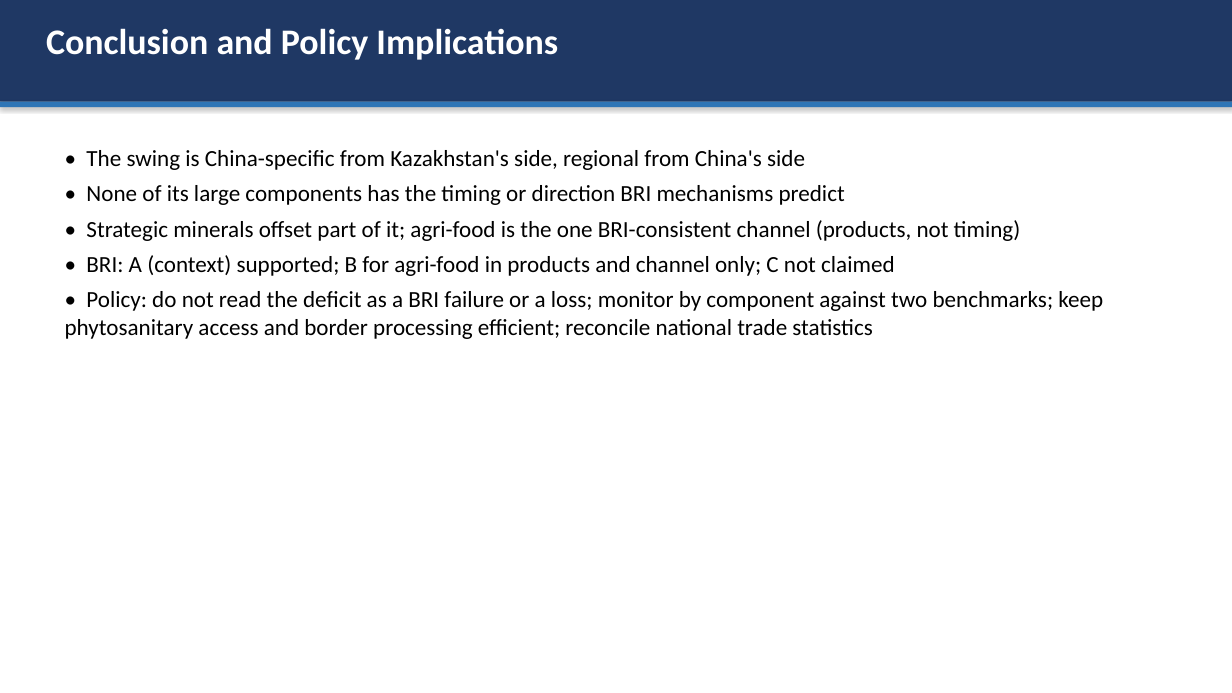
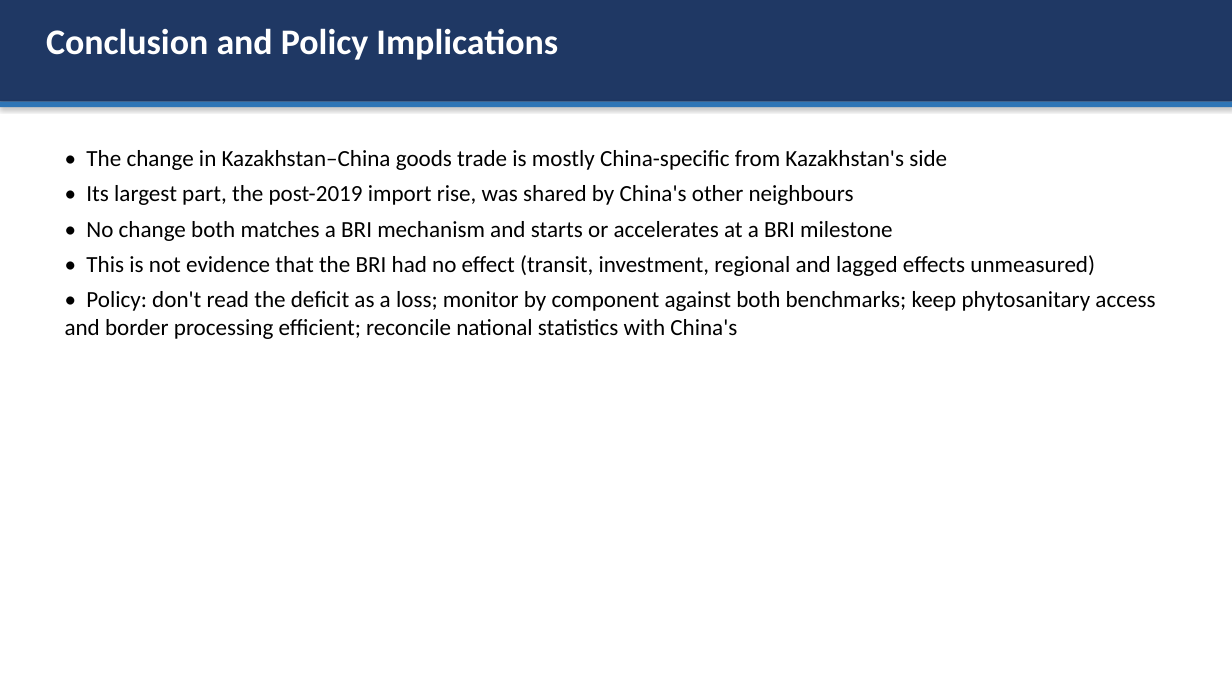
Before and after one commit to omirbeknikar-ship-it/dissertation-final, a slide deck: slide 15 of Paper/defense_presentation.pptx. Drawn at 1232x693 pixels with LibreOffice and Linux fonts; fonts in the diff are those of the drawing. Boxes give left, top, right and bottom in pixels: in the first picture for what was removed or moved away, otherwise in the second. Text is boxed around its words. In the diff, an @@ line names an element or a change of style, - is before the commit and + after.

Commit message:
Final validation: balance vs relationship, turnover, mechanism scorecard, dated milestones and alternative break years, extended comparators, narrowed conclusions; rewritten supervisor reply, slides and script

```diff
--- a/Paper/defense_presentation.pptx
+++ b/Paper/defense_presentation.pptx
@@ text at <box>65,150,1155,339</box>: text changed @@
-• The swing is China-specific from Kazakhstan's side, regional from China's side
-• None of its large components has the timing or direction BRI mechanisms predict
-• Strategic minerals offset part of it; agri-food is the one BRI-consistent channel (products, not timing)
-• BRI: A (context) supported; B for agri-food in products and channel only; C not claimed
-• Policy: do not read the deficit as a BRI failure or a loss; monitor by component against two benchmarks; keep phytosanitary access and border processing efficient; reconcile national trade statistics
+• The change in Kazakhstan–China goods trade is mostly China-specific from Kazakhstan's side
+• Its largest part, the post-2019 import rise, was shared by China's other neighbours
+• No change both matches a BRI mechanism and starts or accelerates at a BRI milestone
+• This is not evidence that the BRI had no effect (transit, investment, regional and lagged effects unmeasured)
+• Policy: don't read the deficit as a loss; monitor by component against both benchmarks; keep phytosanitary access and border processing efficient; reconcile national statistics with China's
```
Also in this commit, not shown: 11 other slides changed, 3 slides added, 3 slides removed, 26 other files.
